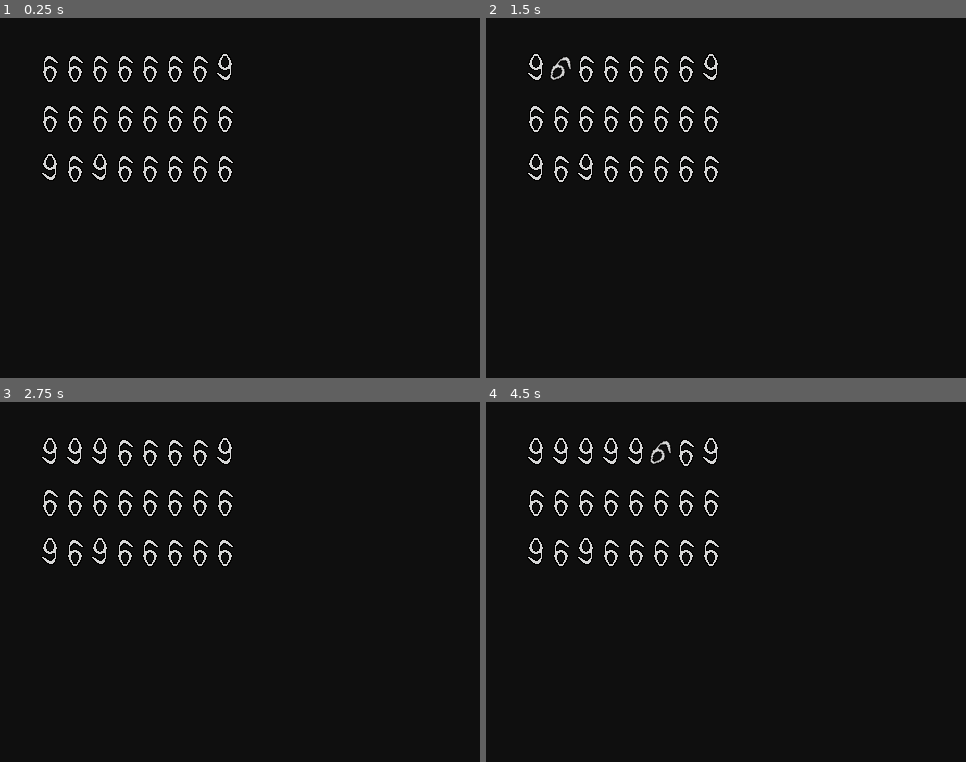
Above: before the commit, frames 1-4 (two rows, left to right).
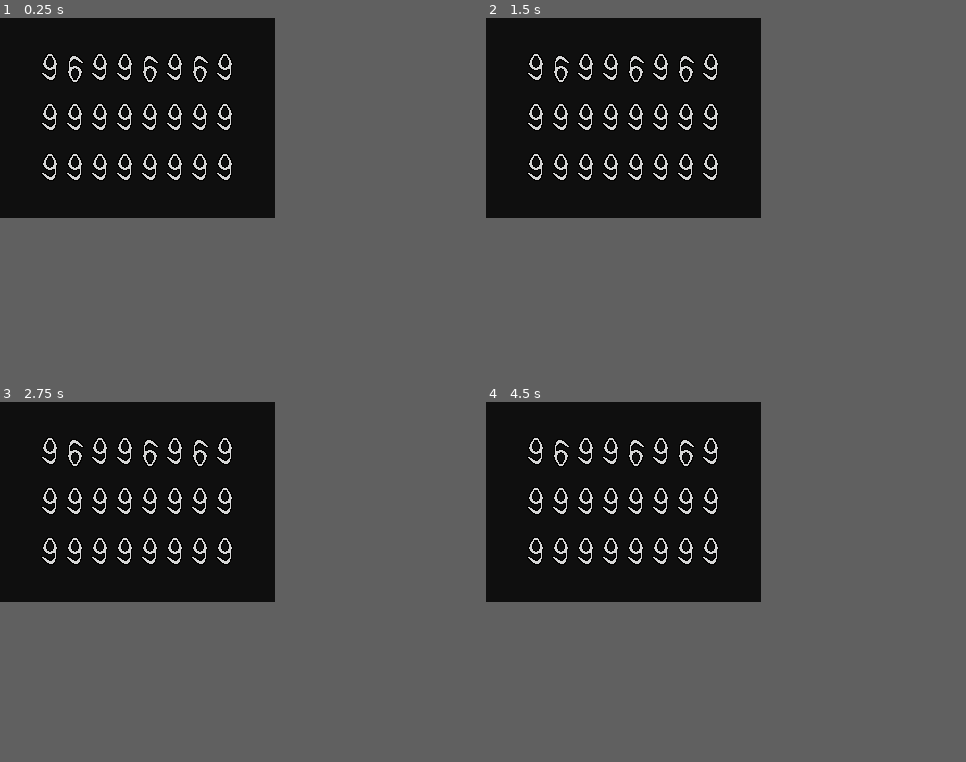
Above: after the commit, the same moments.

Repository: avodhel/project-team-test
Game: Godot game, scene res://Scenes/puzzle_findall6sor9s/puzzle_findall6sor9s.tscn
The game is run twice, just before and just after one commit, with the same random seed, the same clock (stepped at 60 frames per second) and the same inputs. Before the commit the project starts from res://Scenes/puzzle_6or9/Puzzle_6or9.tscn.
Inputs (mouse positions are in pixels of both pictures, inside the frame that each line leads up to):
- Up to frame 1 (0.25 s): no input
- Up to frame 2 (1.5 s): tap Enter at 0.5 s; move the mouse to (534, 68) at 0.52 s; click (534, 68) at 0.67 s; tap Space at 1.25 s; move the mouse to (562, 68) at 1.27 s; click (562, 68) at 1.42 s
- Up to frame 3 (2.75 s): tap Enter at 2 s; move the mouse to (100, 452) at 2.02 s; click (100, 452) at 2.17 s
- Up to frame 4 (4.5 s): tap Space at 2.75, 4.25 s; move the mouse to (610, 452) at 2.77 s; click (610, 452) at 2.92 s; tap Enter at 3.5 s; move the mouse to (634, 452) at 3.52 s; click (634, 452) at 3.67 s; move the mouse to (658, 452) at 4.27 s; click (658, 452) at 4.42 s
The window is 480x360 before the commit and 275x200 after it. Grey fills any space a smaller window leaves; there, only what the larger window draws over its background counts as a difference.

The runs differ from the first frame. In frame 1, 1.4% of the frame differs, in the area x 8-49%, y 10-46%; in frame 2, 1.5%; in frame 3, 1.3%; in frame 4, 1.4%.

Commit message:
changed screen size and renamed some folders

Diff:
--- a/Project Team Test/Scenes/puzzle_6or9/6or9.tscn
+++ b/Project Team Test/Scenes/puzzle_findall6sor9s/6or9.tscn
@@ -1,8 +1,11 @@
 [gd_scene load_steps=5 format=2]
 
-[ext_resource path="res://Textures/6.png" type="Texture" id=1]
-[ext_resource path="res://Scripts/puzzle_6or9/6or9.gd" type="Script" id=2]
-[ext_resource path="res://Textures/9.png" type="Texture" id=3]
+[ext_resource path="res://Textures/puzzle_findall6sor9s/6.png" type="Texture" id=1]
+[ext_resource path="res://Scripts/puzzle_findall6sor9s/6or9.gd" type="Script" id=2]
+[ext_resource path="res://Textures/puzzle_findall6sor9s/9.png" type="Texture" id=3]
+
+
+
 
 [sub_resource type="CapsuleShape2D" id=1]
 radius = 6.56857
--- a/Project Team Test/Scenes/puzzle_6or9/Puzzle_6or9.tscn
+++ b/Project Team Test/Scenes/puzzle_findall6sor9s/puzzle_findall6sor9s.tscn
@@ -1,12 +1,14 @@
 [gd_scene load_steps=4 format=2]
 
-[ext_resource path="res://Scenes/puzzle_6or9/pos_6or9.tscn" type="PackedScene" id=1]
-[ext_resource path="res://Scripts/puzzle_6or9/Puzzle_6or9.gd" type="Script" id=2]
-[ext_resource path="res://Scenes/puzzle_6or9/6or9.tscn" type="PackedScene" id=3]
+[ext_resource path="res://Scenes/puzzle_findall6sor9s/pos_6or9.tscn" type="PackedScene" id=1]
+[ext_resource path="res://Scenes/puzzle_findall6sor9s/6or9.tscn" type="PackedScene" id=2]
+[ext_resource path="res://Scripts/puzzle_findall6sor9s/puzzle_findall6sor9s.gd" type="Script" id=3]
 
-[node name="Puzzle_6or9" type="Node2D"]
-script = ExtResource( 2 )
-six_or_nine = ExtResource( 3 )
+
+
+[node name="Puzzle_FindAll6sOr9s" type="Node2D"]
+script = ExtResource( 3 )
+six_or_nine = ExtResource( 2 )
 
 [node name="Positions" type="Node2D" parent="."]
 
--- a/Project Team Test/project.godot
+++ b/Project Team Test/project.godot
@@ -16,13 +16,13 @@
 [application]
 
 config/name="Project Team Test"
-run/main_scene="res://Scenes/puzzle_6or9/Puzzle_6or9.tscn"
+run/main_scene="res://Scenes/puzzle_findall6sor9s/puzzle_findall6sor9s.tscn"
 config/icon="res://icon.png"
 
 [display]
 
-window/size/width=480
-window/size/height=360
+window/size/width=275
+window/size/height=200
 
 [rendering]
 
Renamed: Project Team Test/Scenes/puzzle_6or9/pos_6or9.tscn -> Project Team Test/Scenes/puzzle_findall6sor9s/pos_6or9.tscn
Renamed: Project Team Test/Scripts/puzzle_6or9/6or9.gd -> Project Team Test/Scripts/puzzle_findall6sor9s/6or9.gd
Renamed: Project Team Test/Scripts/puzzle_6or9/Puzzle_6or9.gd -> Project Team Test/Scripts/puzzle_findall6sor9s/puzzle_findall6sor9s.gd
Renamed: Project Team Test/Textures/6.png -> Project Team Test/Textures/puzzle_findall6sor9s/6.png
Not shown, changed: Project Team Test/Textures/puzzle_findall6sor9s/6.png.import
Renamed: Project Team Test/Textures/9.png -> Project Team Test/Textures/puzzle_findall6sor9s/9.png
Not shown, changed: Project Team Test/Textures/puzzle_findall6sor9s/9.png.import
